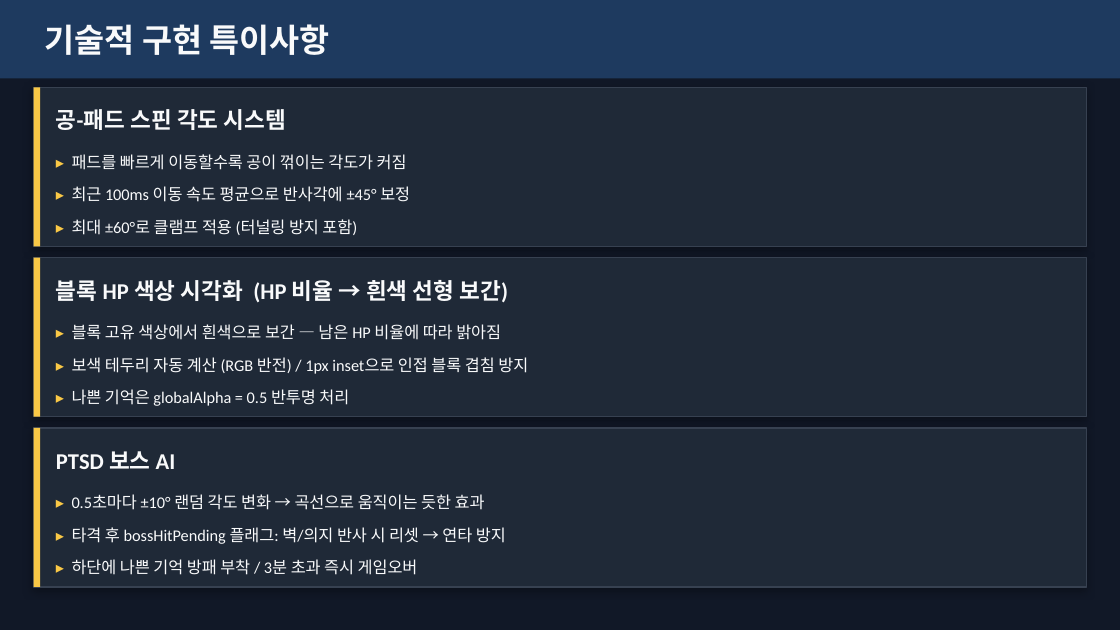
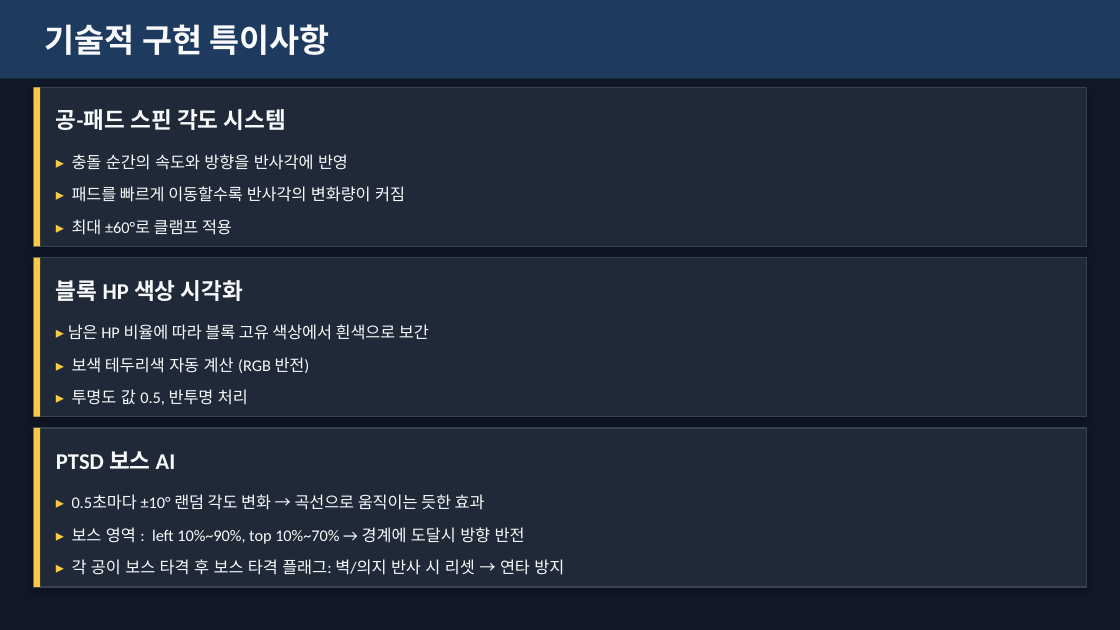
Before and after one commit to nyapy0811/blockbreak, a slide deck: slide 6 of 행복을 찾아서 발표자료/행복을_찾아서_발표자료.pptx. Drawn at 1120x630 pixels with LibreOffice and Linux fonts; fonts in the diff are those of the drawing. Boxes give left, top, right and bottom in pixels: in the first picture for what was removed or moved away, otherwise in the second. Text is boxed around its words. In the diff, an @@ line names an element or a change of style, - is before the commit and + after.

```diff
--- a/행복을 찾아서 발표자료/행복을_찾아서_발표자료.pptx
+++ b/행복을 찾아서 발표자료/행복을_찾아서_발표자료.pptx
@@ text at (72, 154, 348, 170): text changed @@
-▸ 패드를 빠르게 이동할수록 공이 꺾이는 각도가 커짐
+▸ 충돌 순간의 속도와 방향을 반사각에 반영
@@ text at (72, 186, 405, 202): text changed @@
-▸ 최근 100ms 이동 속도 평균으로 반사각에 ±45° 보정
+▸ 패드를 빠르게 이동할수록 반사각의 변화량이 커짐
@@ text at (72, 219, 232, 235): text changed @@
-▸ 최대 ±60°로 클램프 적용 (터널링 방지 포함)
+▸ 최대 ±60°로 클램프 적용
@@ text at (56, 280, 243, 301): text changed @@
-블록 HP 색상 시각화 (HP 비율 → 흰색 선형 보간)
+블록 HP 색상 시각화
@@ text at (68, 324, 429, 340): text changed @@
-▸ 블록 고유 색상에서 흰색으로 보간 — 남은 HP 비율에 따라 밝아짐
+▸ 남은 HP 비율에 따라 블록 고유 색상에서 흰색으로 보간
@@ text at (72, 357, 310, 373): text changed @@
-▸ 보색 테두리 자동 계산 (RGB 반전) / 1px inset으로 인접 블록 겹침 방지
+▸ 보색 테두리색 자동 계산 (RGB 반전)
@@ text at (72, 389, 248, 405): text changed @@
-▸ 나쁜 기억은 globalAlpha = 0.5 반투명 처리
+▸ 투명도 값 0.5, 반투명 처리
@@ text at (72, 527, 525, 544): text changed @@
-▸ 타격 후 bossHitPending 플래그: 벽/의지 반사 시 리셋 → 연타 방지
+▸ 보스 영역 : left 10%~90%, top 10%~70% → 경계에 도달시 방향 반전
@@ text at (72, 559, 564, 575): text changed @@
-▸ 하단에 나쁜 기억 방패 부착 / 3분 초과 즉시 게임오버
+▸ 각 공이 보스 타격 후 보스 타격 플래그: 벽/의지 반사 시 리셋 → 연타 방지
```
Also in this commit, not shown: 5 other slides changed, 1 other file.
